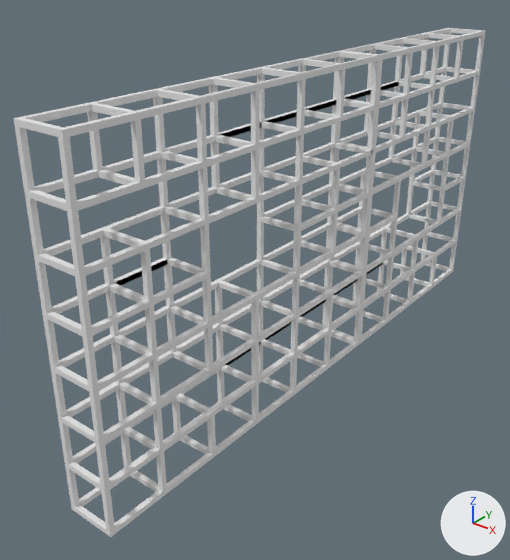
Renders of the OBJ model PantyHouse/models/shelf2.obj from each side of a commit.
Both versions are drawn from a 50 mm camera at (230.0, -351.0, 163.0) aimed at (-22.0, -37.0, -32.0). Arrows for +X, +Y and +Z are at lower right; the lights stay in place. Where no turn or scale is listed for an object, it has been applied to the vertices.

Objects in the first picture: 'shelf2'.
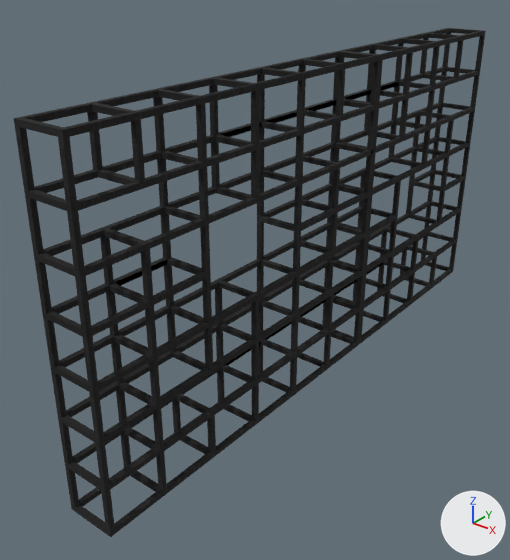
What differs and where, as boxes [x1, y1, x2, y2] in the pictures (510 x 560 px):
'shelf2', surface changed (grey to black)
    both: [14, 28, 486, 537]

The change in detail:
Picture 'shlef2.bmp' (img_shlef2_bmp) is new.
In material '_Shelf:blinn44SG' (mat_shelf_blinn44sg), base_color is no longer (0.8, 0.8, 0.8), white #e7e7e7.
In material '_Shelf:blinn44SG' (mat_shelf_blinn44sg), texture is now set to img_shlef2_bmp.
